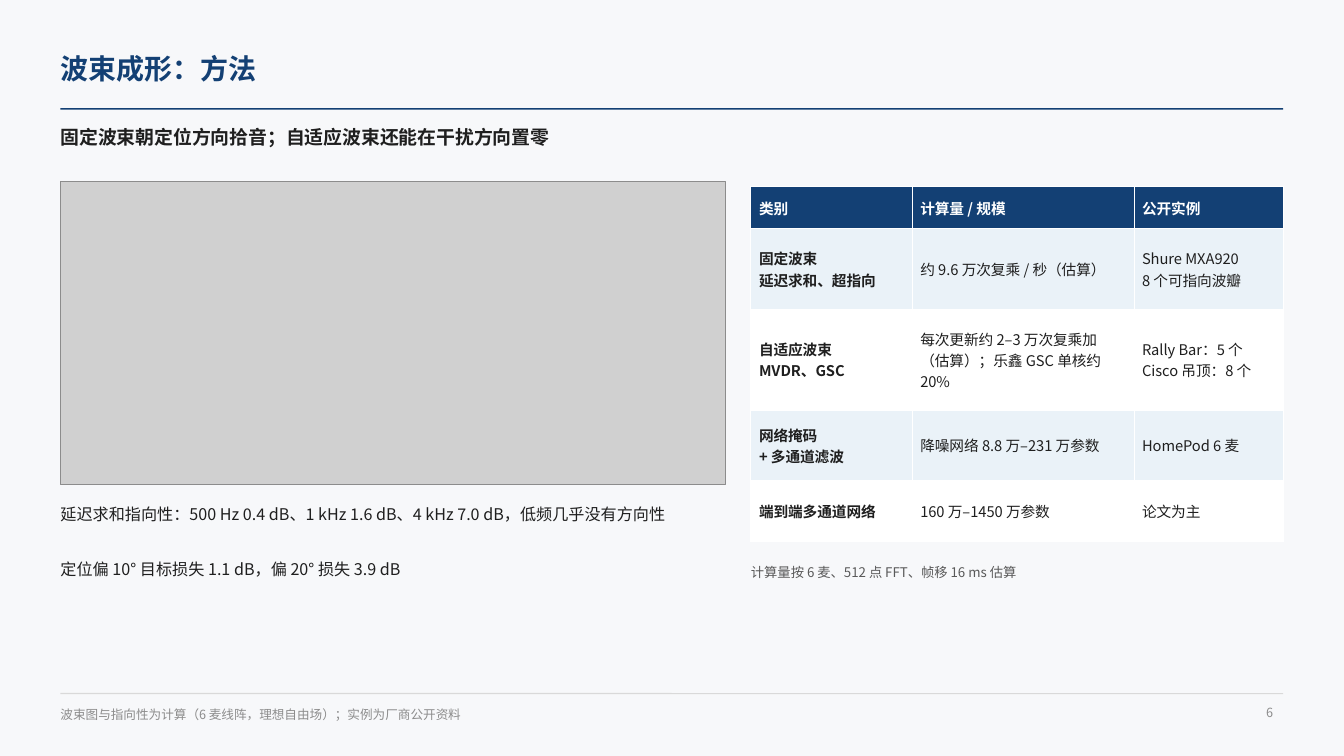
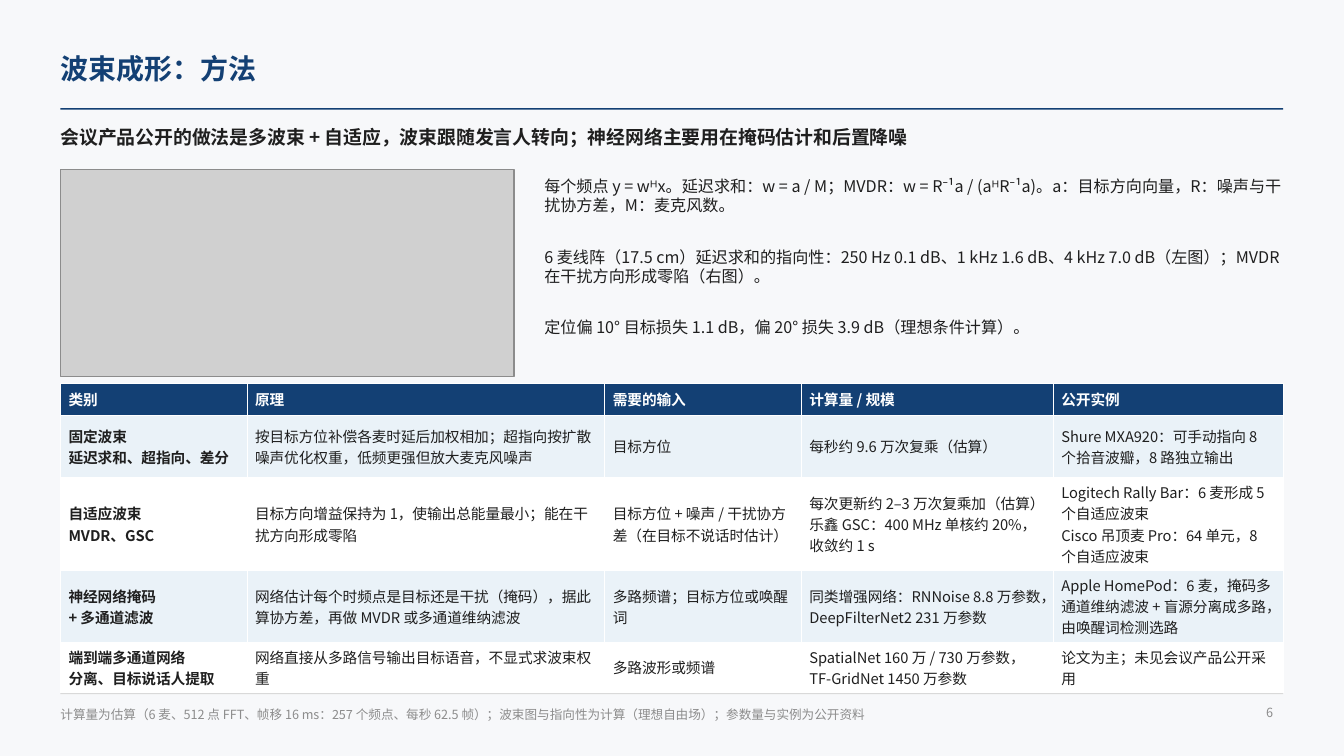
Before and after one commit to ZeroFoxxi/ssl-scene1, a slide deck: slide 6 of 01_场景一_摄像头声源定位/技术总结/声源定位与波束成形技术总结.pptx. Drawn at 1344x756 pixels with LibreOffice and Linux fonts; fonts in the diff are those of the drawing; grey boxes stand for pictures. Boxes give left, top, right and bottom in pixels: in the first picture for what was removed or moved away, otherwise in the second. Text is boxed around its words. In the diff, an @@ line names an element or a change of style, - is before the commit and + after.

```diff
--- a/01_场景一_摄像头声源定位/技术总结/声源定位与波束成形技术总结.pptx
+++ b/01_场景一_摄像头声源定位/技术总结/声源定位与波束成形技术总结.pptx
@@ text at (60,128,908,147): text changed @@
-固定波束朝定位方向拾音；自适应波束还能在干扰方向置零
+会议产品公开的做法是多波束 + 自适应，波束跟随发言人转向；神经网络主要用在掩码估计和后置降噪
@@ picture: place and size @@
-picture at (60,181,726,485)
+picture at (60,169,514,376)
@@ text at (544,178,1281,213): text changed @@
-延迟求和指向性：500 Hz 0.4 dB、1 kHz 1.6 dB、4 kHz 7.0 dB，低频几乎没有方向性
+每个频点 y = wᴴx。延迟求和：w = a / M；MVDR：w = R⁻¹a / (aᴴR⁻¹a)。a：目标方向向量，R：噪声与干扰协方差，M：麦克风数。
@@ text added at (544,249,1280,284), 11.5 pt, text #1F1F1F @@
+6 麦线阵（17.5 cm）延迟求和的指向性：250 Hz 0.1 dB、1 kHz 1.6 dB、4 kHz 7.0 dB（左图）；MVDR 在干扰方向形成零陷（右图）。
@@ text at (544,319,1030,335): text changed @@
-定位偏 10° 目标损失 1.1 dB，偏 20° 损失 3.9 dB
+定位偏 10° 目标损失 1.1 dB，偏 20° 损失 3.9 dB（理想条件计算）。
@@ table at (60,383,1284,690) @@
-column 1: 类别 | 固定波束 / 延迟求和、超指向 | 自适应波束 / MVDR、GSC | 网络掩码 / + 多通道滤波 | 端到端多通道网络
-column 2: 计算量 / 规模 | 约 9.6 万次复乘 / 秒（估算） | 每次更新约 2–3 万次复乘加（估算）；乐鑫 GSC 单核约 20% | 降噪网络 8.8 万–231 万参数 | 160 万–1450 万参数
-column 3: 公开实例 | Shure MXA920 / 8 个可指向波瓣 | Rally Bar：5 个 / Cisco 吊顶：8 个 | HomePod 6 麦 | 论文为主
+column 1: 类别 | 固定波束 / 延迟求和、超指向、差分 | 自适应波束 / MVDR、GSC | 神经网络掩码 / + 多通道滤波 | 端到端多通道网络 / 分离、目标说话人提取
+column 2: 原理 | 按目标方位补偿各麦时延后加权相加；超指向按扩散噪声优化权重，低频更强但放大麦克风噪声 | 目标方向增益保持为 1，使输出总能量最小；能在干扰方向形成零陷 | 网络估计每个时频点是目标还是干扰（掩码），据此算协方差，再做 MVDR 或多通道维纳滤波 | 网络直接从多路信号输出目标语音，不显式求波束权重
+column 3: 需要的输入 | 目标方位 | 目标方位 + 噪声 / 干扰协方差（在目标不说话时估计） | 多路频谱；目标方位或唤醒词 | 多路波形或频谱
+column 4: 计算量 / 规模 | 每秒约 9.6 万次复乘（估算） | 每次更新约 2–3 万次复乘加（估算） / 乐鑫 GSC：400 MHz 单核约 20%，收敛约 1 s | 同类增强网络：RNNoise 8.8 万参数，DeepFilterNet2 231 万参数 | SpatialNet 160 万 / 730 万参数，TF-GridNet 1450 万参数
+column 5: 公开实例 | Shure MXA920：可手动指向 8 个拾音波瓣，8 路独立输出 | Logitech Rally Bar：6 麦形成 5 个自适应波束 / Cisco 吊顶麦 Pro：64 单元，8 个自适应波束 | Apple HomePod：6 麦，掩码多通道维纳滤波 + 盲源分离成多路，由唤醒词检测选路 | 论文为主；未见会议产品公开采用
@@ table: place and size @@
-table at (751,187,1284,525)
+table at (60,383,1284,690)
@@ text removed at (751,566,1017,578) @@
-计算量按 6 麦、512 点 FFT、帧移 16 ms 估算
@@ text at (60,708,865,721): text changed @@
-波束图与指向性为计算（6 麦线阵，理想自由场）；实例为厂商公开资料
+计算量为估算（6 麦、512 点 FFT、帧移 16 ms：257 个频点、每秒 62.5 帧）；波束图与指向性为计算（理想自由场）；参数量与实例为公开资料
```
Also in this commit, not shown: 11 other slides changed, 2 other files.
